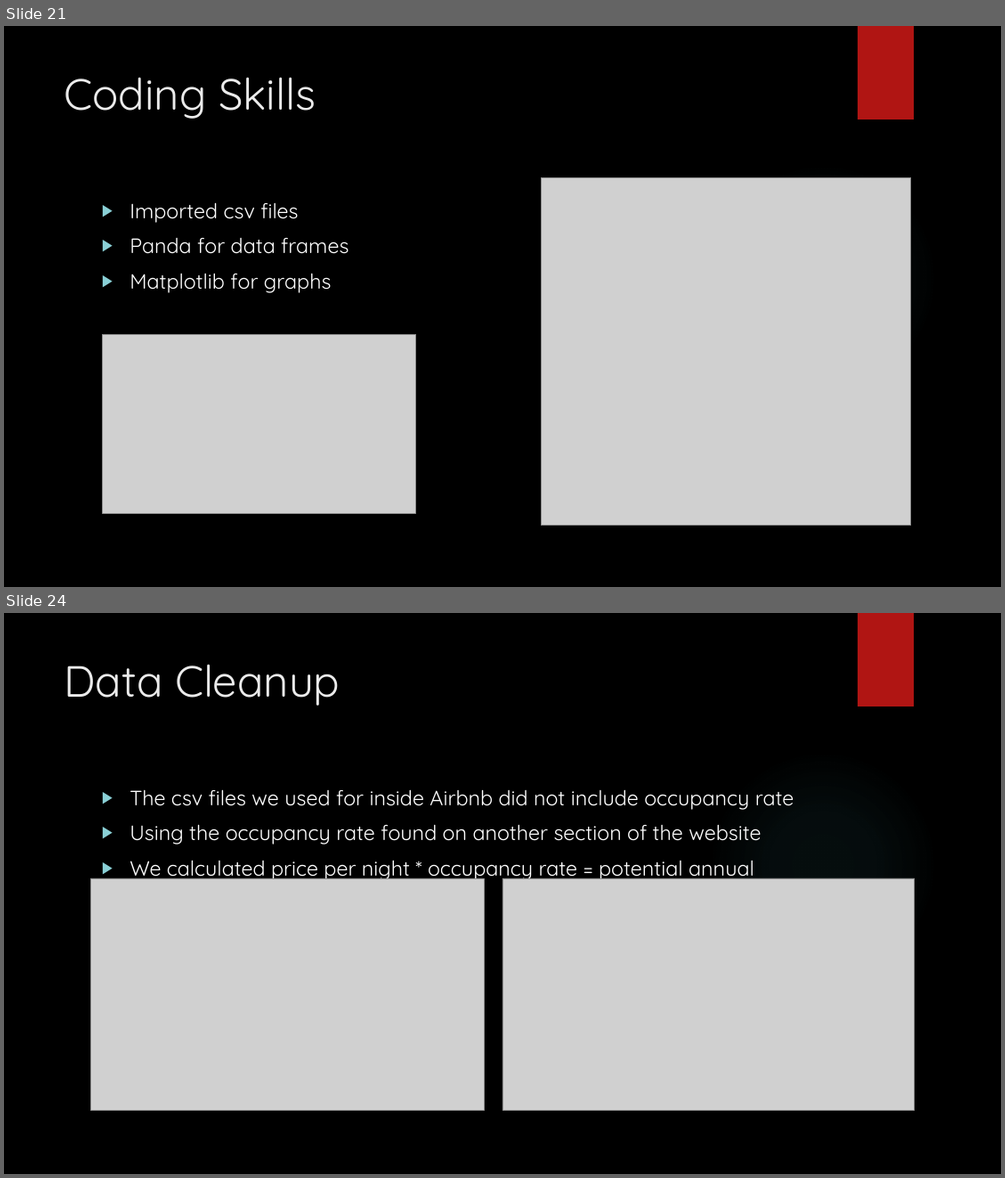
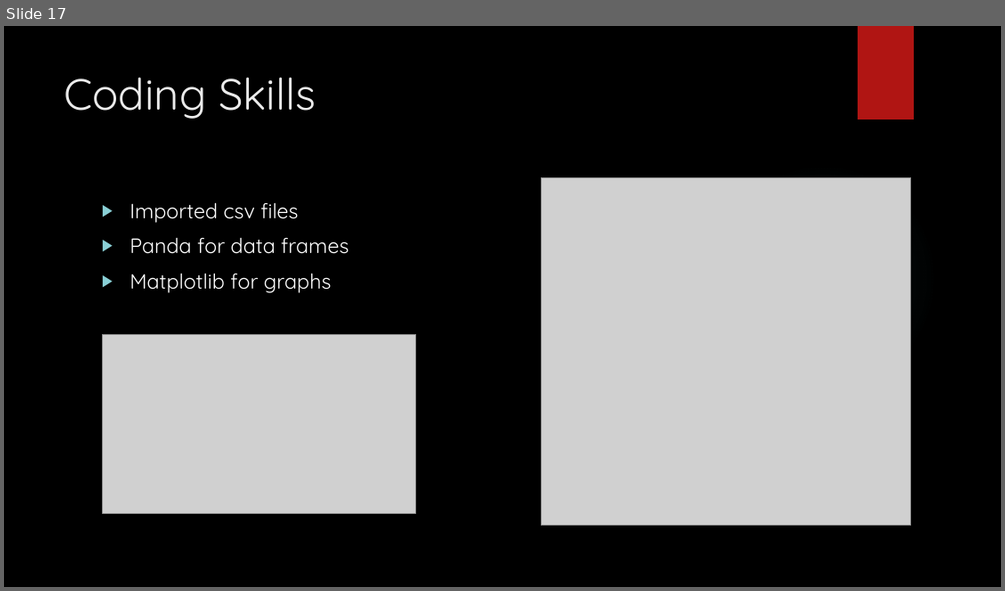
Before and after one commit to chinosamg/Cinco, a slide deck: Team Cinco.pptx. Shown one above the other, each under a label of ours: slides 21 and 24 before the commit, slide 17 after it; the slides between them are not shown. The pictures are 1005x1178 and 1005x591 pixels, drawn with LibreOffice and Linux fonts; fonts in the diff are those of the drawing; grey boxes stand for pictures; background and template pictures are left out. Boxes give left, top, right and bottom in pixels: in the first picture for what was removed or moved away, otherwise in the second. Text is boxed around its words. In the diff, an @@ line names an element or a change of style, - is before the commit and + after.

```diff
--- a/Team Cinco.pptx
+++ b/Team Cinco.pptx
@@ slide 24 removed at bbox=[4, 613, 1001, 1174], background picture (left out); not listed: 2 template elements that a slide beside it also shows @@
@@ title removed at bbox=[65, 664, 340, 706] @@
-Data Cleanup
@@ text removed at bbox=[129, 789, 794, 908] @@
-▶ The csv files we used for inside Airbnb did not include occupancy rate
-▶ Using the occupancy rate found on another section of the website
-▶ We calculated price per night * occupancy rate = potential annual income
@@ picture removed at bbox=[90, 878, 484, 1111] @@
@@ picture removed at bbox=[502, 878, 914, 1111] @@
@@ what was slide 21 is now slide 17 @@
```
Also in this commit, not shown: 2 slides changed, 11 other slides removed.
